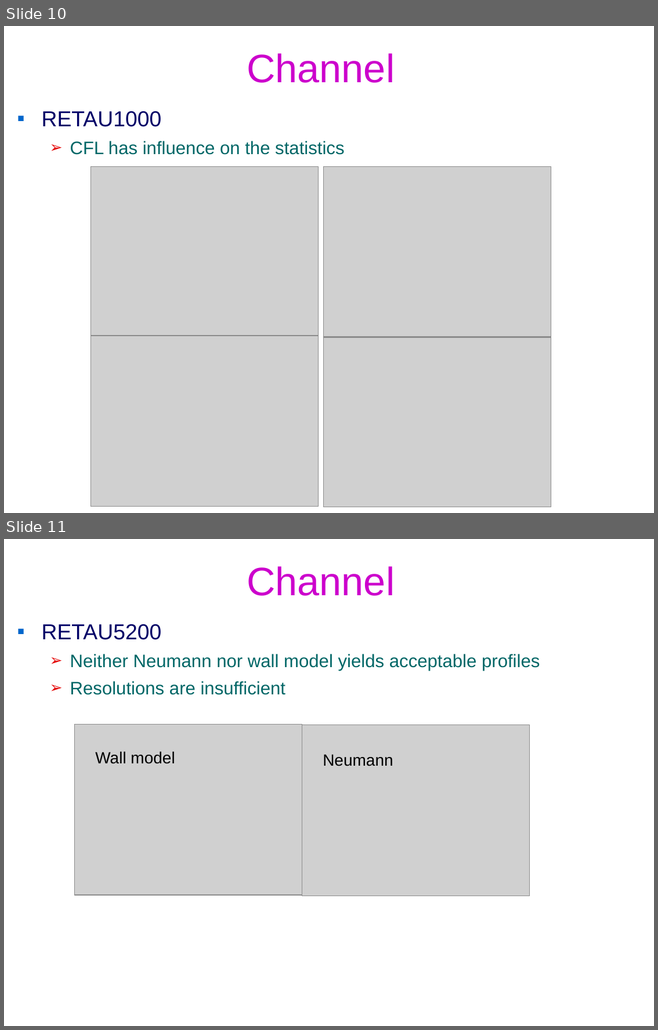
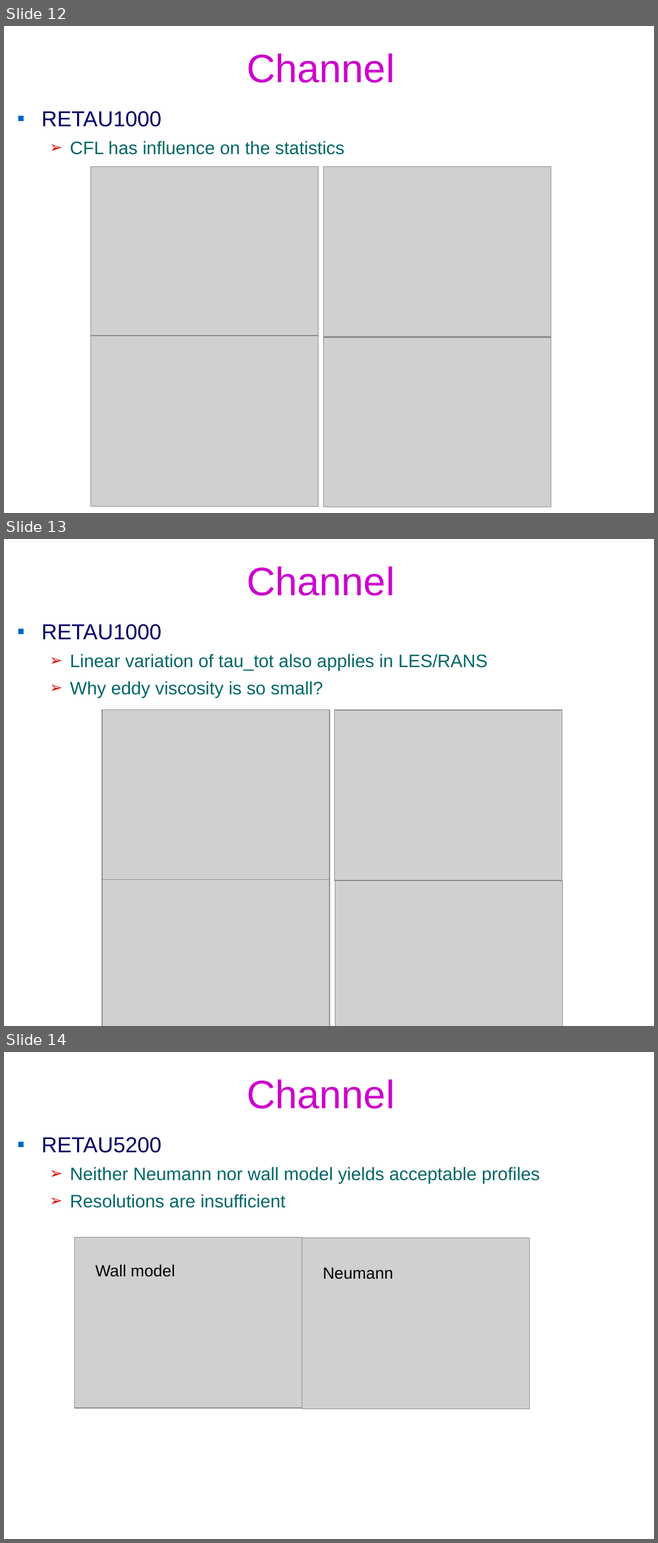
Before and after one commit to federicoVerolini/CaLES, a slide deck: docs/vv.pptx. Shown one above the other, each under a label of ours: slides 10 and 11 before the commit, slides 12, 13 and 14 after it. The pictures are 658x1030 and 658x1543 pixels, drawn with LibreOffice and Linux fonts; fonts in the diff are those of the drawing; grey boxes stand for pictures; background and template pictures are left out. Boxes give left, top, right and bottom in pixels: in the first picture for what was removed or moved away, otherwise in the second. Text is boxed around its words. In the diff, an @@ line names an element or a change of style, - is before the commit and + after.

```diff
--- a/docs/vv.pptx
+++ b/docs/vv.pptx
@@ slide 13 added at [4,539,654,1026], background #FFFFFF @@
@@ title added at [246,566,394,596], 44 pt, text #CC00CC @@
+Channel
@@ text added at [42,624,487,698], 20 pt, text #006666 @@
+▪ RETAU1000
+  ➢ Linear variation of tau_tot also applies in LES/RANS
+  ➢ Why eddy viscosity is so small?
@@ picture added at [102,710,329,879] @@
@@ picture added at [334,710,561,881] @@
@@ picture added at [102,880,329,1026] @@
@@ picture added at [335,881,562,1026] @@
@@ what was slide 10 is now slide 12 @@
@@ what was slide 11 is now slide 14 @@
```
Also in this commit, not shown: 2 other slides added, 4 other files.
